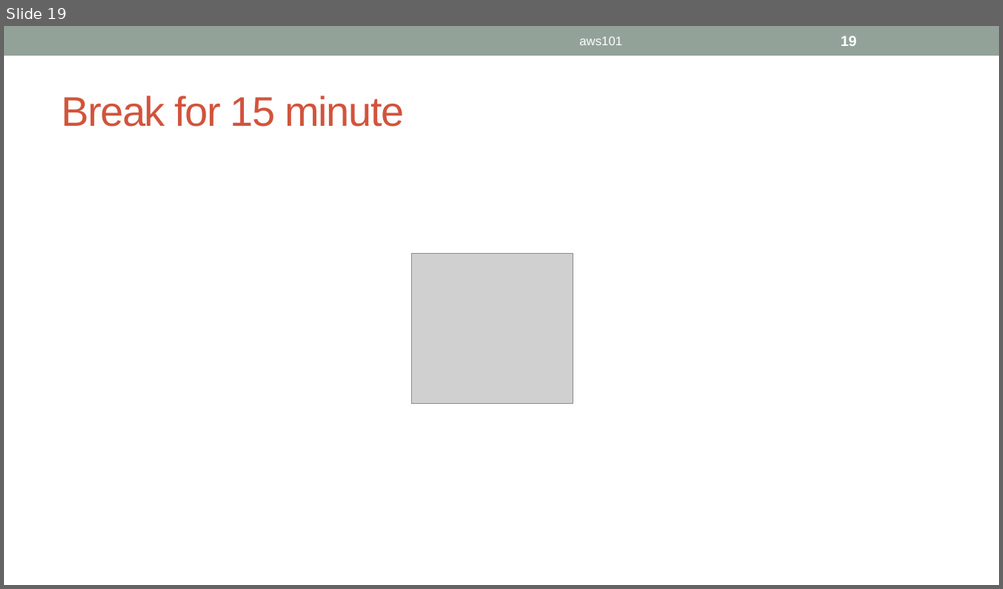
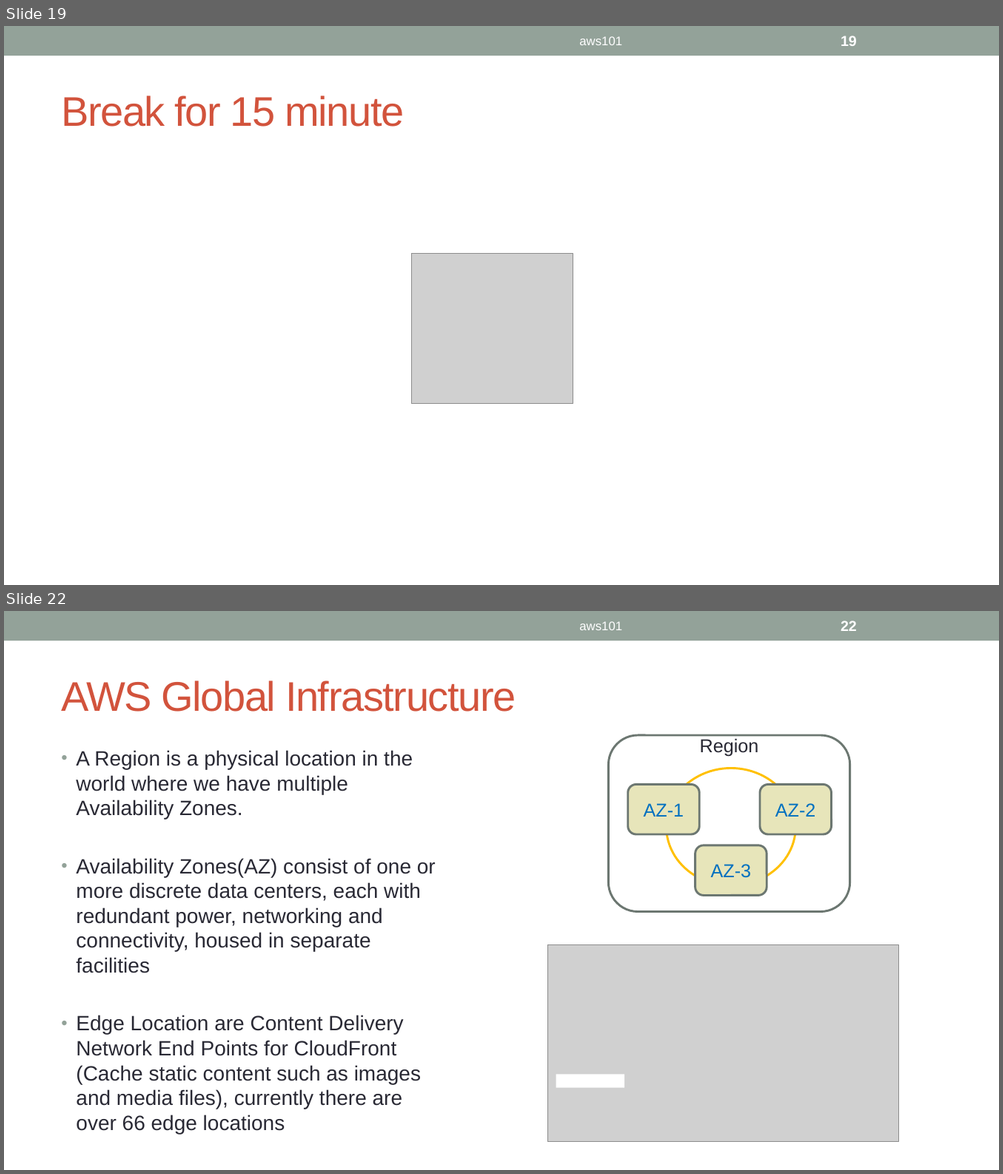
Before and after one commit to ignis01/aws101, a slide deck: aws101.pptx. Shown one above the other, each under a label of ours: slide 19 before the commit, slides 19 and 22 after it; the slides between them are not shown. The pictures are 1003x589 and 1003x1174 pixels, drawn with LibreOffice and Linux fonts; fonts in the diff are those of the drawing; grey boxes stand for pictures. Boxes give left, top, right and bottom in pixels: in the first picture for what was removed or moved away, otherwise in the second. Text is boxed around its words. In the diff, an @@ line names an element or a change of style, - is before the commit and + after.

```diff
--- a/aws101.pptx
+++ b/aws101.pptx
@@ slide 22 added at [4,611,999,1170], background #FFFFFF; not listed: 1 template element that a slide beside it also shows @@
@@ text added at [579,621,622,630], 12 pt, text #FFFFFF @@
+aws101
@@ page number added at [840,621,856,631], 14 pt, text #FFFFFF, bold @@
+22
@@ title added at [61,681,516,712], 40 pt, text #D2533C @@
+AWS Global Infrastructure
@@ text added at [76,750,435,1134], 20 pt, text #292934 @@
+• A Region is a physical location in the world where we have multiple Availability Zones.
+• Availability Zones(AZ) consist of one or more discrete data centers, each with redundant power, networking and connectivity, housed in separate facilities
+• Edge Location are Content Delivery Network End Points for CloudFront (Cache static content such as images and media files), currently there are over 66 edge locations
@@ group added at [609,735,850,912]: 4 rounded rectangles, 1 ellipse @@
+Region
+AZ-1
+AZ-2
+AZ-3
@@ picture added at [548,945,899,1142] @@
@@ rectangle added at [556,1074,625,1088], fill #FFFFFF @@
```
Also in this commit, not shown: 1 slide changed, 3 other slides added.
